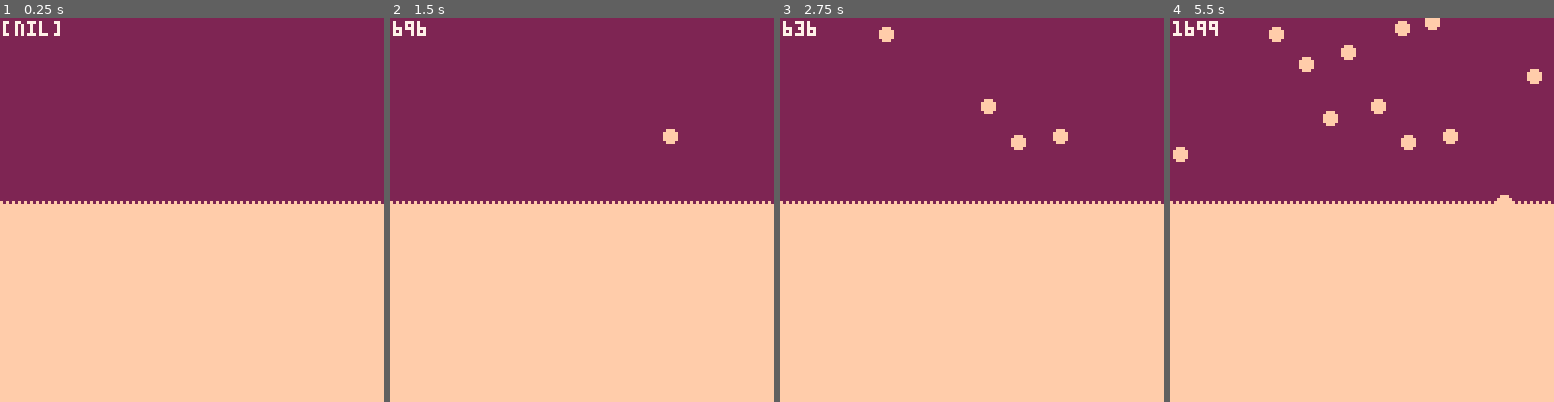
Above: before the commit, frames 1-4 (left to right).
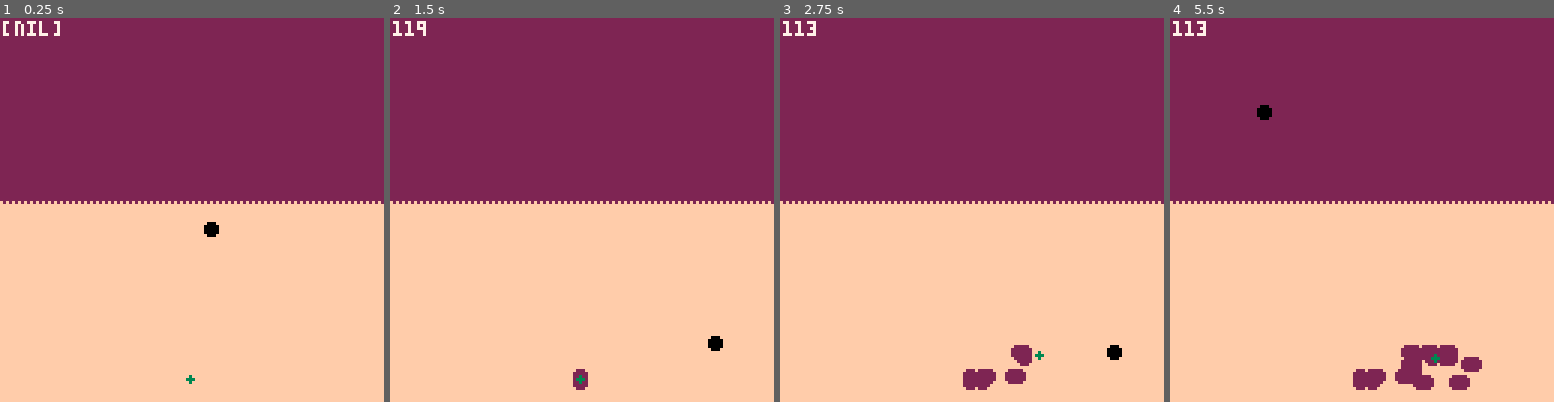
Above: after the commit, the same moments.

Repository: marcianoviereck/picogames
Game: PICO-8 cartridge pongpaint.p8
Two runs of this game, one before a commit and one after it. Both use one fixed random seed, a clock stepped at 60 frames per second and the inputs below.
Inputs:
- Up to frame 1 (0.25 s): no input
- Up to frame 2 (1.5 s): tap O (Z key) at 0.7 s
- Up to frame 3 (2.75 s): hold Right 1.6-2.1 s; tap O (Z key) at 1.7, 2.1, 2.5 s; hold Up 2.15-2.42 s; hold Right from 2.47 s (still down)
- Up to frame 4 (5.5 s): tap O (Z key) every 0.4 s from 2.9 to 5.3 s; release Right at 3.03 s; hold Left 3.08-3.58 s; hold Down 3.63-3.97 s; hold Right 4.02-4.68 s; hold Up 4.73-5.03 s; hold Left from 5.08 s (still down)

The runs differ from the first frame. In frame 1, 0.2% of the frame differs, in the area x 48-58%, y 53-96%; in frame 2, 0.6%; in frame 3, 1.6%; in frame 4, 3.7%, in the area x 0-97%, y 0-97%.

Commit message:
improvement

Diff:
--- a/pongpaint.p8
+++ b/pongpaint.p8
@@ -1,42 +1,53 @@
 pico-8 cartridge // http://www.pico-8.com
 version 42
 __lua__
-function _init()
-player = {
-	x = 73,
-	y = 140
-}
-level = {}
-for x=1, 65 do
-	for y=1, 65 do
-			local col = 15
-			if y < 32 then
-				col = 2
-			end
-		add(level, {x=x*2-1, y=y*2-1, c=col})
+function move_ball()
+	ball.x += ball.dx
+	ball.y += ball.dy
+	if ball.x > 127 then
+		ball.dx = -1
+	elseif ball.x < 1 then
+		ball.dx = 1
 	end
-end
+	if ball.y > 127  then
+		ball.dy = -1
+	elseif ball.y < 1 then
+		ball.dy = 1
+	end
 end
 
 function _update()
-	if btn(1) then
+	move_ball()
+	if btn(0) then
+		player.x -= 1
+	elseif btn(1) then
 		player.x += 1
-	elseif btn(2) then
-		player.x -= 1
 	end
-	if btn(3) then
+	if btn(2) then
+		player.y -= 1
+	elseif btn(3) then
 		player.y += 1
-	elseif btn(4) then
-		player.y -= 1
 	end
+
 	if btn(4) then
-		local r = flr(rnd(#level)) + 1
-		debug_text = r
-		local stored = level[r]
-		stored.c = 15
-		-- remove it from list and re-add it to make it render last --
-		del(level, stored)
-		add(level, stored)
+		for i=1, #level do
+			if player.x + 2 > level[i].x
+				and player.x + 2 < level[i].x + 4
+				and player.y + 2 > level[i].y
+				and player.y + 2 < level[i].y + 4 then
+
+				local stored = level[i]
+				debug_text = stored.y
+				if stored.y > 62 then
+					stored.c = 2
+				else
+					stored.c = 15
+				end
+				-- remove it from list and re-add it to make it render last --
+				del(level, stored)
+				add(level, stored)
+			end
+		end
 	end
 end
 
@@ -46,6 +57,32 @@
 		circfill(level[i].x, level[i].y, 2, level[i].c)
 	end
 	print(debug_text, 1, 1, 7)
+	circfill(ball.x, ball.y, 2, ball.c)
+	circfill(player.x, player.y, 1, 3)
+end
+-->8
+function _init()
+	player = {
+		x = 63,
+		y = 120
+	}
+	ball = {
+		x = 62,
+		y = 62,
+		dx = 1,
+		dy = 1,
+		c = 0
+	}
+	level = {}
+	for x=1, 65 do
+		for y=1, 65 do
+				local col = 15
+				if y < 32 then
+					col = 2
+				end
+			add(level, {x=x*2-1, y=y*2-1, c=col})
+		end
+	end
 end
 __gfx__
 00000000000000000000000000000000000000000000000000000000000000000000000000000000000000000000000000000000000000000000000000000000
